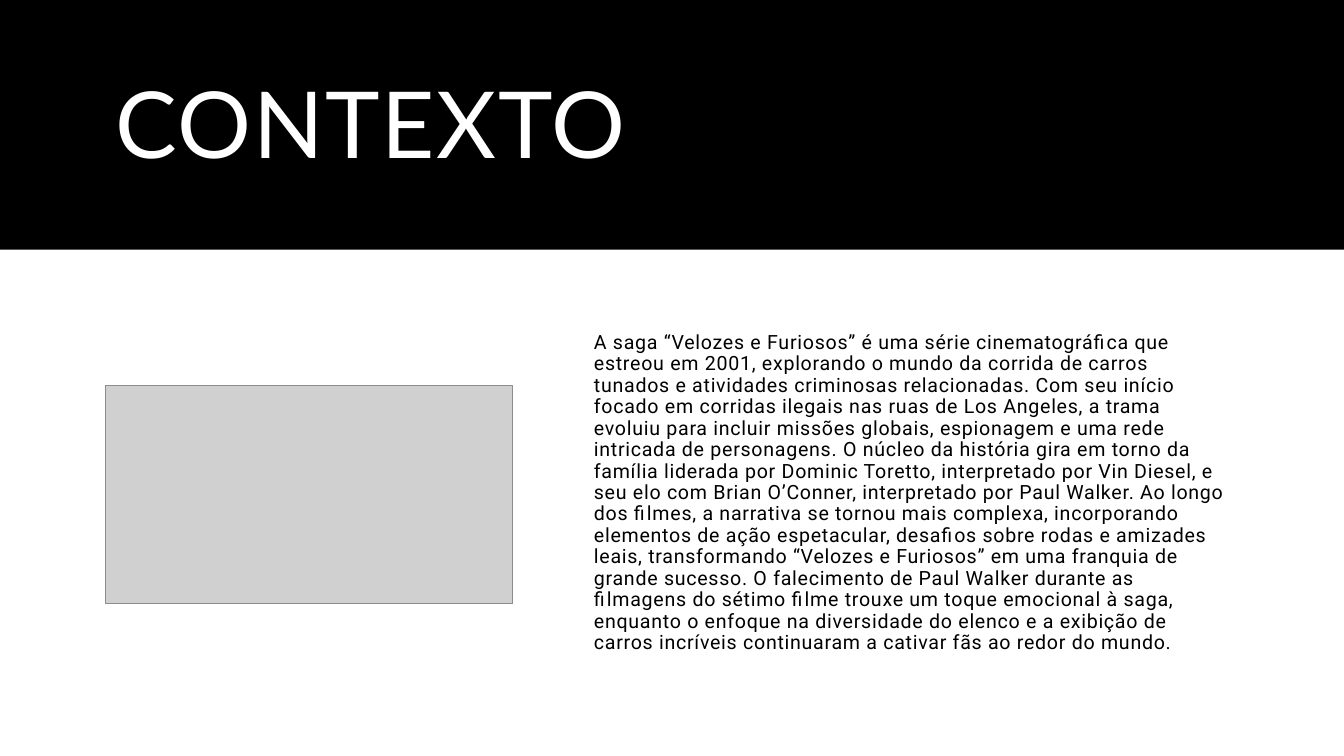
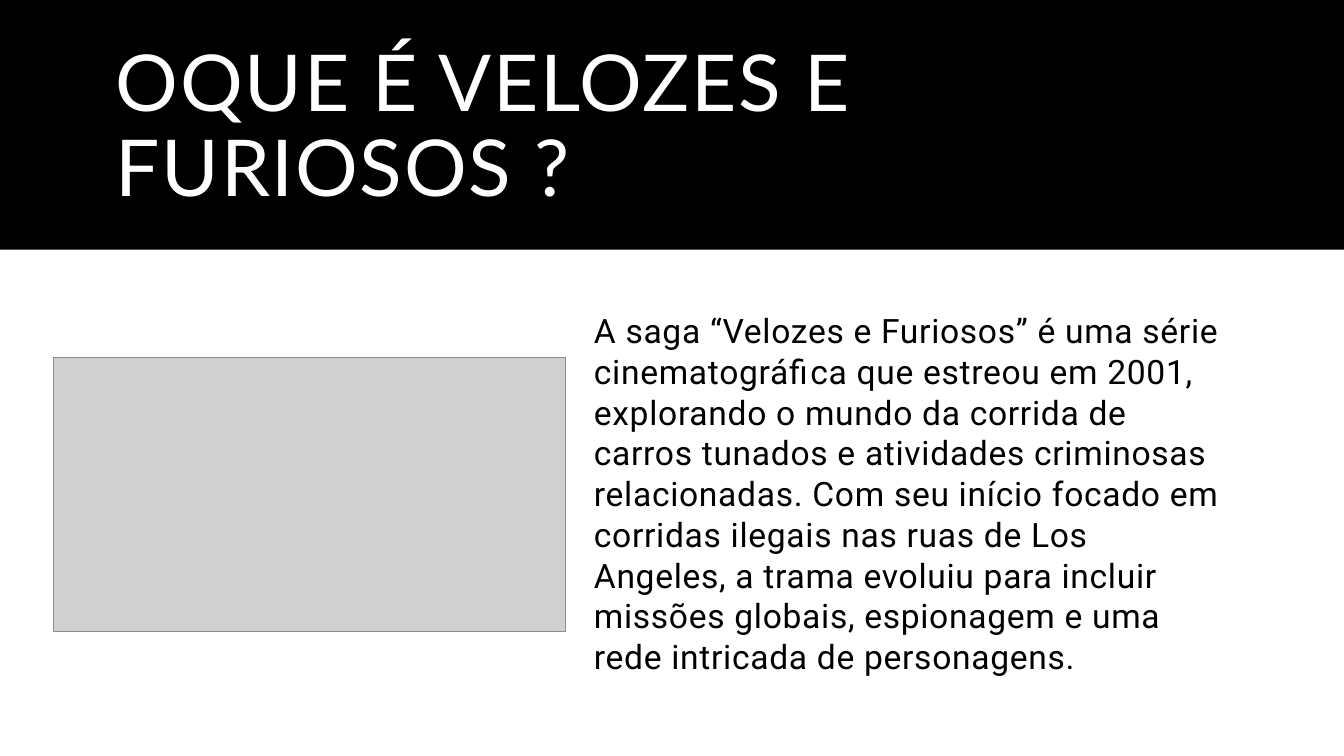
Before and after one commit to AntonioGoncalvesSousa/Projeto-Individual, a slide deck: slide 2 of Documentação/Documentação Proj.pptx. Drawn at 1344x756 pixels with LibreOffice and Linux fonts; fonts in the diff are those of the drawing; grey boxes stand for pictures. Boxes give left, top, right and bottom in pixels: in the first picture for what was removed or moved away, otherwise in the second. Text is boxed around its words. In the diff, an @@ line names an element or a change of style, - is before the commit and + after.

Commit message:
Projeto finalizado com sucesso!

```diff
--- a/Documentação/Documentação Proj.pptx
+++ b/Documentação/Documentação Proj.pptx
@@ title at (116,43,849,197): text changed; size 66 to 56 pt @@
-CONTEXTO
+OQUE É VELOZES E FURIOSOS ?
@@ text at (594,317,1218,676): text changed; size 14 to 24 pt @@
-A saga “Velozes e Furiosos” é uma série cinematográfica que estreou em 2001, explorando o mundo da corrida de carros tunados e atividades criminosas relacionadas. Com seu início focado em corridas ilegais nas ruas de Los Angeles, a trama evoluiu para incluir missões globais, espionagem e uma rede intricada de personagens. O núcleo da história gira em torno da família liderada por Dominic Toretto, interpretado por Vin Diesel, e seu elo com Brian O’Conner, interpretado por Paul Walker. Ao longo dos filmes, a narrativa se tornou mais complexa, incorporando elementos de ação espetacular, desafios sobre rodas e amizades leais, transformando “Velozes e Furiosos” em uma franquia de grande sucesso. O falecimento de Paul Walker durante as filmagens do sétimo filme trouxe um toque emocional à saga, enquanto o enfoque na diversidade do elenco e a exibição de carros incríveis continuaram a cativar fãs ao redor do mundo.
+A saga “Velozes e Furiosos” é uma série cinematográfica que estreou em 2001, explorando o mundo da corrida de carros tunados e atividades criminosas relacionadas. Com seu início focado em corridas ilegais nas ruas de Los Angeles, a trama evoluiu para incluir missões globais, espionagem e uma rede intricada de personagens.
@@ picture: place and size @@
-picture at (106,386,513,604)
+picture at (53,358,566,632)
```
Also in this commit, not shown: 1 other slide changed, 5 slides added, 7 slides removed, 2 other files.
